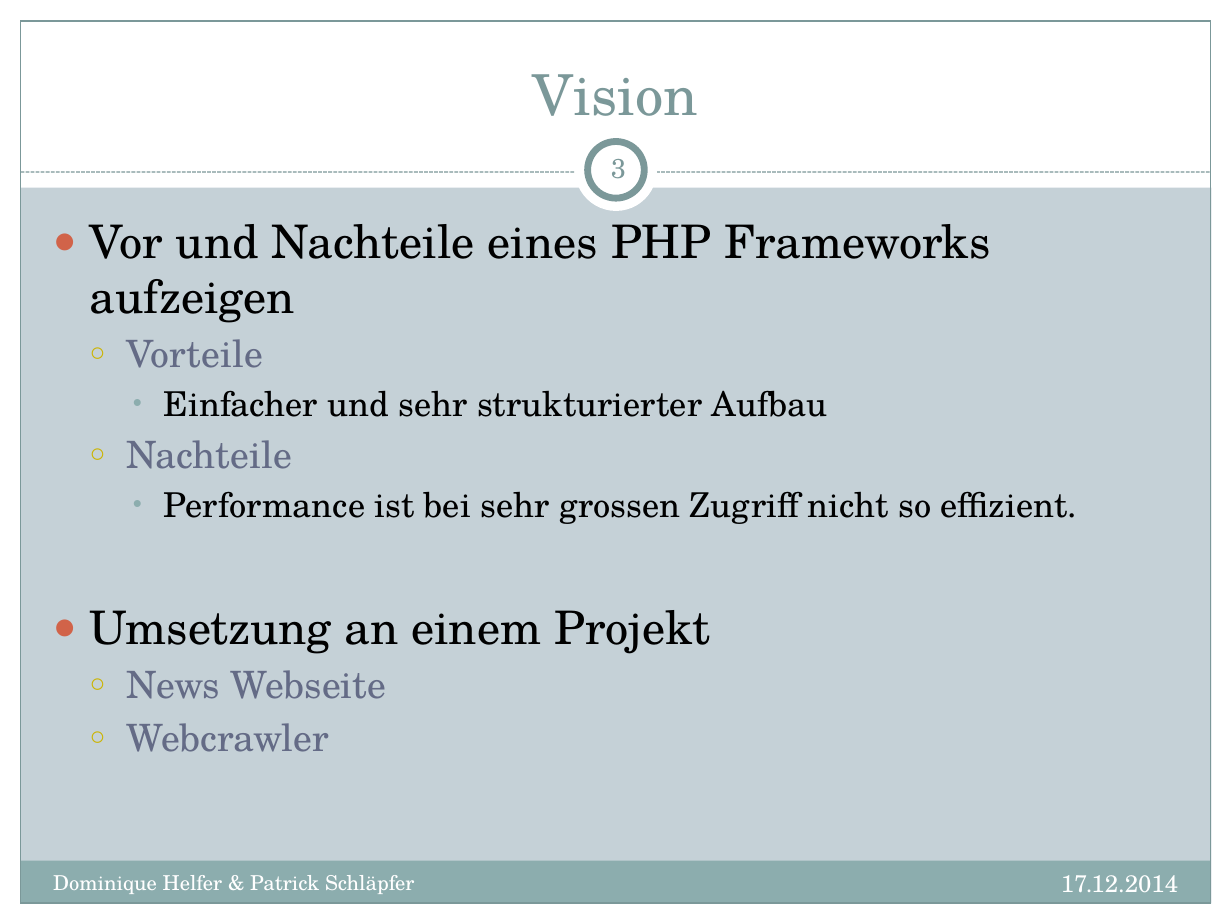
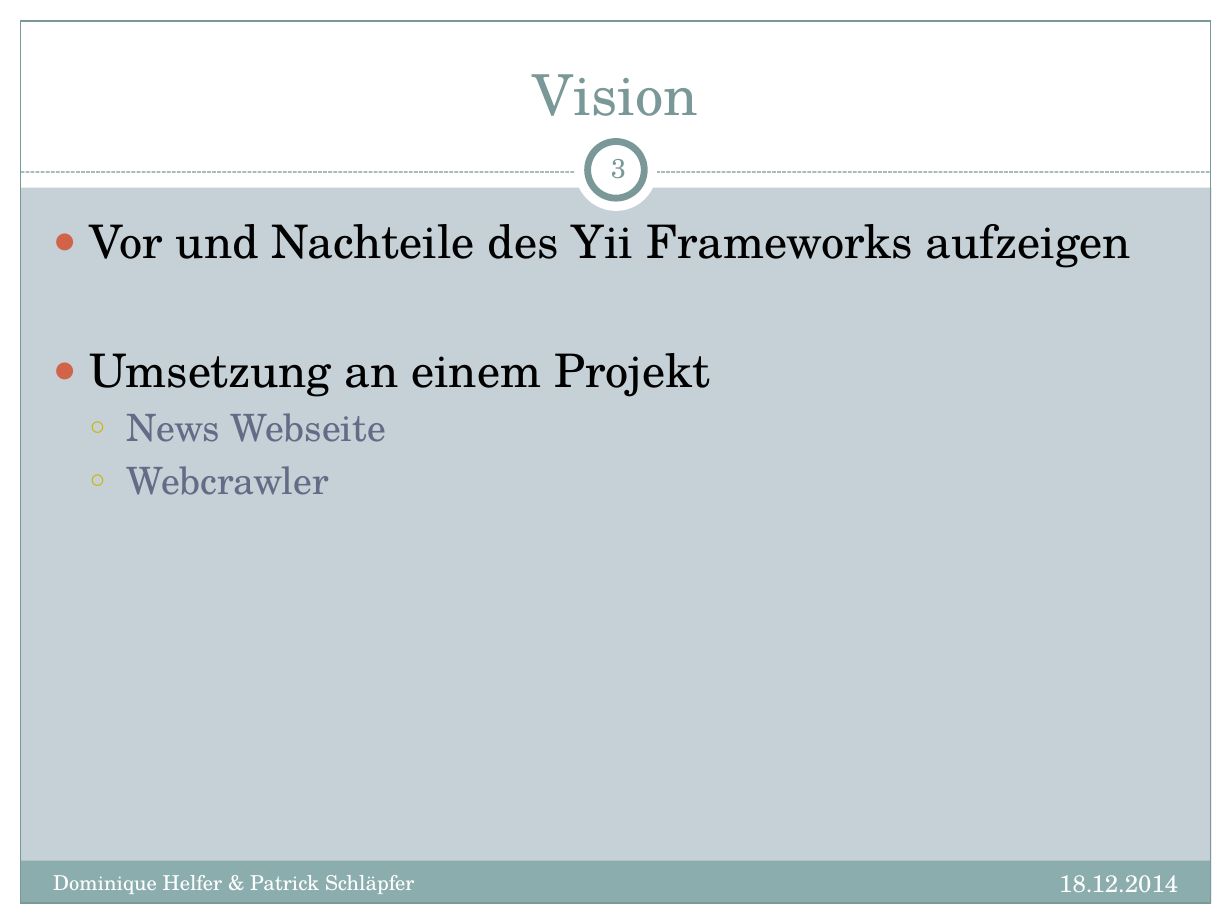
Before and after one commit to dhelfer/webprog, a slide deck: slide 3 of _doc/WebProg_Projekt.pptx. Drawn at 1232x924 pixels with LibreOffice and Linux fonts; fonts in the diff are those of the drawing. Boxes give left, top, right and bottom in pixels: in the first picture for what was removed or moved away, otherwise in the second. Text is boxed around its words. In the diff, an @@ line names an element or a change of style, - is before the commit and + after.

Commit message:
Presentation update

```diff
--- a/_doc/WebProg_Projekt.pptx
+++ b/_doc/WebProg_Projekt.pptx
@@ text at [90,224,1131,268]: text changed; size 20 to 27 pt @@
-● Vor und Nachteile eines PHP Frameworks aufzeigen
-  ○ Vorteile
-    • Einfacher und sehr strukturierter Aufbau
-  ○ Nachteile
-    • Performance ist bei sehr grossen Zugriff nicht so effizient.
+● Vor und Nachteile des Yii Frameworks aufzeigen
@@ text at [1059,875,1178,892]: text changed @@
-17.12.2014
+18.12.2014
```
Also in this commit, not shown: 8 other slides changed, 1 slide added.
